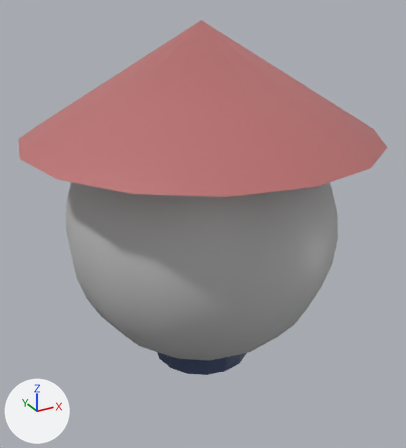
One commit to the FBX model Papercut/Assets/Geometry/Environment/Lantern01.fbx: the scene before it, then after it.
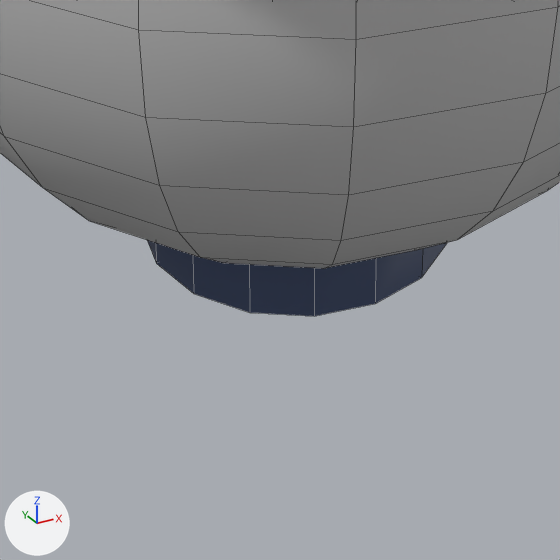
Each version is shown whole from a camera (50 mm lens) standing at (-9.912, -1.361, 0.103) and looking at (-9.146, 0.033, -0.594), then close up on the part from 28% to 69% of the width and 62% to 100% of the height. Lighting does not change. The marker at lower left points along +X, +Y and +Z. The close-ups show mesh edges as thin lines. Where no turn or scale is listed for an object, it has been applied to the vertices.

Script lines for the objects in view, before the commit:
```python
me_mesh = bpy.data.meshes.new('Mesh')
me_mesh.from_pydata(...)  # 257 vertices, 240 faces; spans x -0.5..0.5, y -0.5..0.5, z -1.015..0.0
# faces by material slot: [48, 176, 16]
me_mesh.materials.append(mat_lambert2)  # dark blue #394767
me_mesh.materials.append(mat_lambert1)  # grey #bcbcbc
me_mesh.materials.append(mat_lambert3)  # pink #bc7070
ob_lantern01_geo = bpy.data.objects.new('Lantern01_GEO', me_mesh)
ob_lantern01_geo.location = (-9.168, 0.0, 0.0)
```
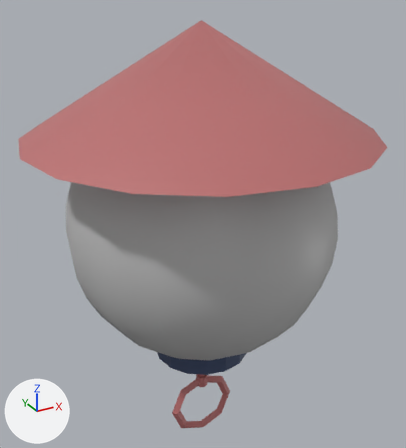
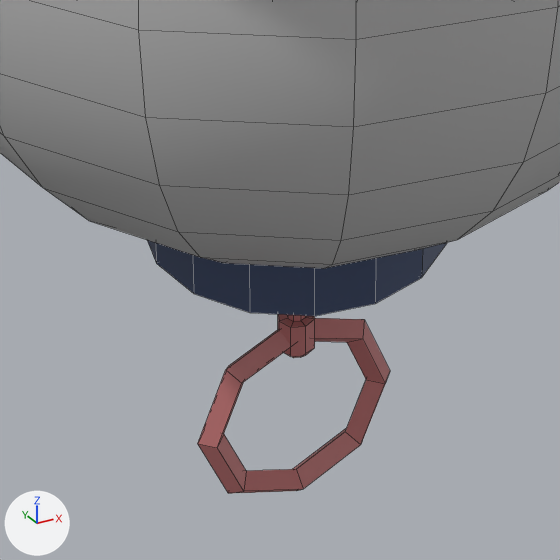
The newer file is also turned or shifted as a whole; pictures and numbers use the older file's frame.

Where the change shows, as pixel boxes (x1, y1, x2, y2) in the close-ups (560 x 560 px):
'Lantern01_GEO', reshaped
    before: (0, 0, 560, 316)
    after: (0, 0, 560, 493)
part 1 of me_mesh, added
    after: (278, 314, 315, 358)
part 2 of me_mesh, added
    after: (198, 318, 390, 493)

Diff of the bpy script that builds the scene:
```diff
--- a/Papercut/Assets/Geometry/Environment/Lantern01.fbx.py
+++ b/Papercut/Assets/Geometry/Environment/Lantern01.fbx.py
@@ me_mesh @@
 # used by ob_lantern01_geo; location = (-9.168, 0.0, 0.0)
-me_mesh.from_pydata(...)  # 257 vertices, 240 faces; spans x -0.5..0.5, y -0.5..0.5, z -1.015..0.0
+me_mesh.from_pydata(...)  # 331 vertices, 320 faces; spans x -0.5..0.5, y -0.5..0.5, z -1.369..0.0
+# me_mesh part 1: a new loose piece of 42 vertices spanning x -0.02..0.02, y -0.02..0.02, z -1.182..-0.973, in mat_lambert3 (pink #bc7070)
+# me_mesh part 2: a new loose piece of 32 vertices spanning x -0.115..0.115, y -0.015..0.015, z -1.369..-1.139, in mat_lambert3 (pink #bc7070)
 me_mesh.materials.append(mat_lambert2)
```
